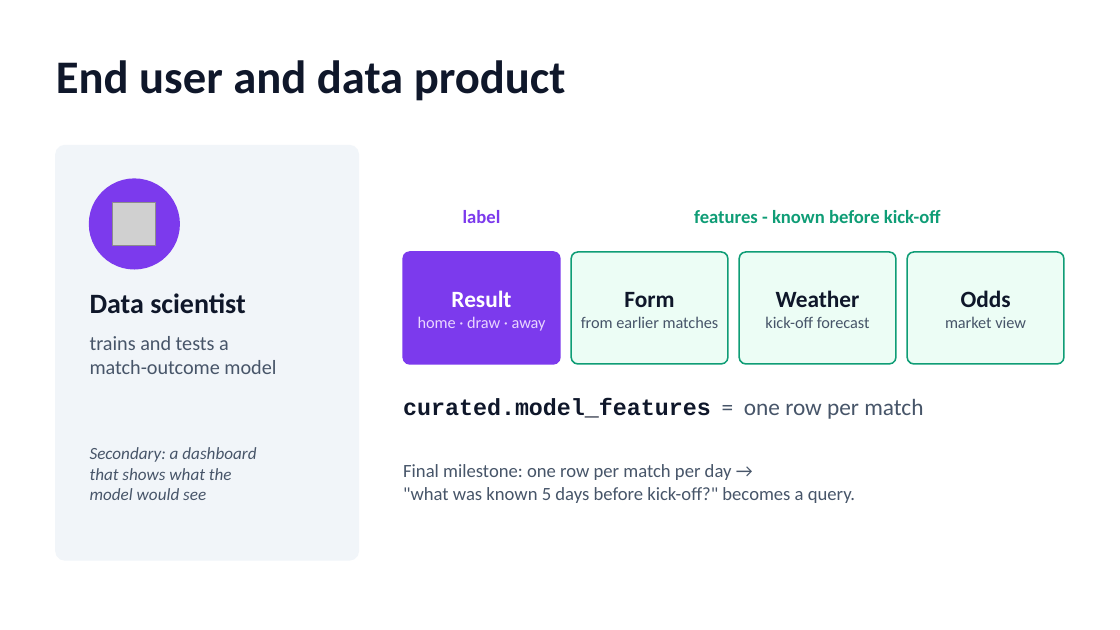
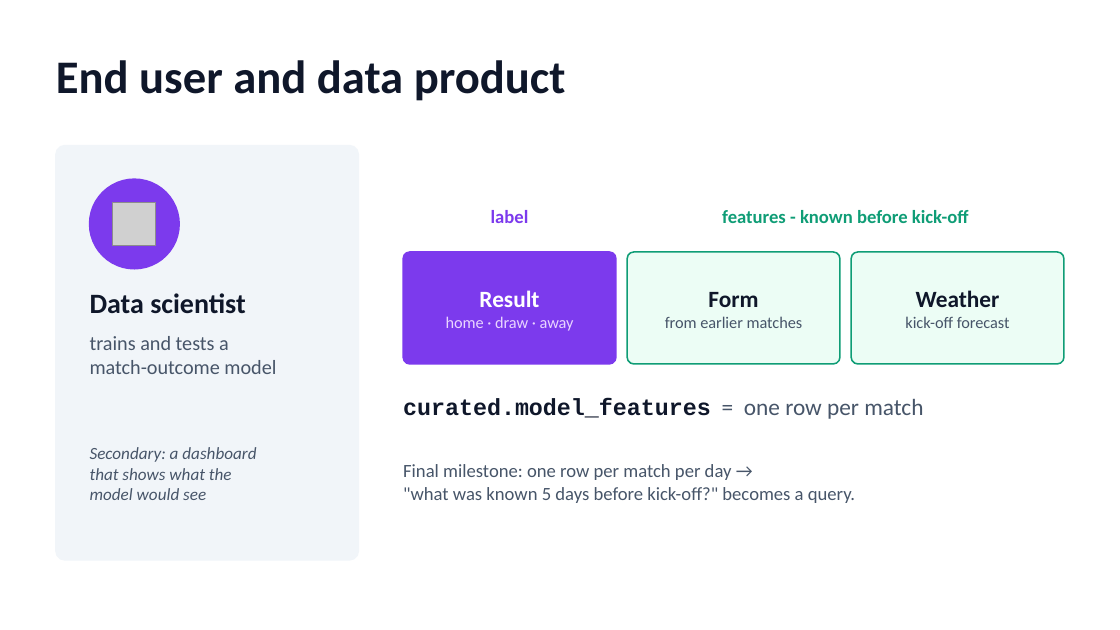
Before and after one commit to Elias-Martinelli/deng, a slide deck: slide 3 of docs/pitch/pitch-deck.pptx. Drawn at 1120x630 pixels with LibreOffice and Linux fonts; fonts in the diff are those of the drawing; grey boxes stand for pictures. Boxes give left, top, right and bottom in pixels: in the first picture for what was removed or moved away, otherwise in the second. Text is boxed around its words. In the diff, an @@ line names an element or a change of style, - is before the commit and + after.

```diff
--- a/docs/pitch/pitch-deck.pptx
+++ b/docs/pitch/pitch-deck.pptx
@@ text "label": place and size @@
-text "label" at (463, 210, 501, 223)
+text "label" at (491, 210, 529, 223)
@@ text "features - known before kick-off": place and size @@
-text "features - known before kick-off" at (694, 210, 941, 223)
+text "features - known before kick-off" at (722, 210, 969, 223)
@@ text "Result": place and size @@
-text "Result" at (418, 290, 546, 331)
+text "Result" at (446, 290, 574, 331)
@@ rounded rectangle: place and size @@
-rounded rectangle at (403, 252, 560, 364)
+rounded rectangle at (403, 252, 616, 364)
@@ text "Form": place and size @@
-text "Form" at (581, 292, 719, 328)
+text "Form" at (665, 292, 803, 328)
@@ rounded rectangle: place and size @@
-rounded rectangle at (571, 252, 728, 364)
+rounded rectangle at (627, 252, 840, 364)
@@ text "Weather": place and size @@
-text "Weather" at (765, 290, 870, 328)
+text "Weather" at (905, 290, 1010, 328)
@@ rounded rectangle: place and size @@
-rounded rectangle at (739, 252, 896, 364)
+rounded rectangle at (851, 252, 1064, 364)
@@ rounded rectangle removed at (907, 252, 1064, 364) @@
@@ text removed at (945, 290, 1026, 328) @@
-Odds
-market view
```
Also in this commit, not shown: 4 other slides changed, 3 slides removed.
